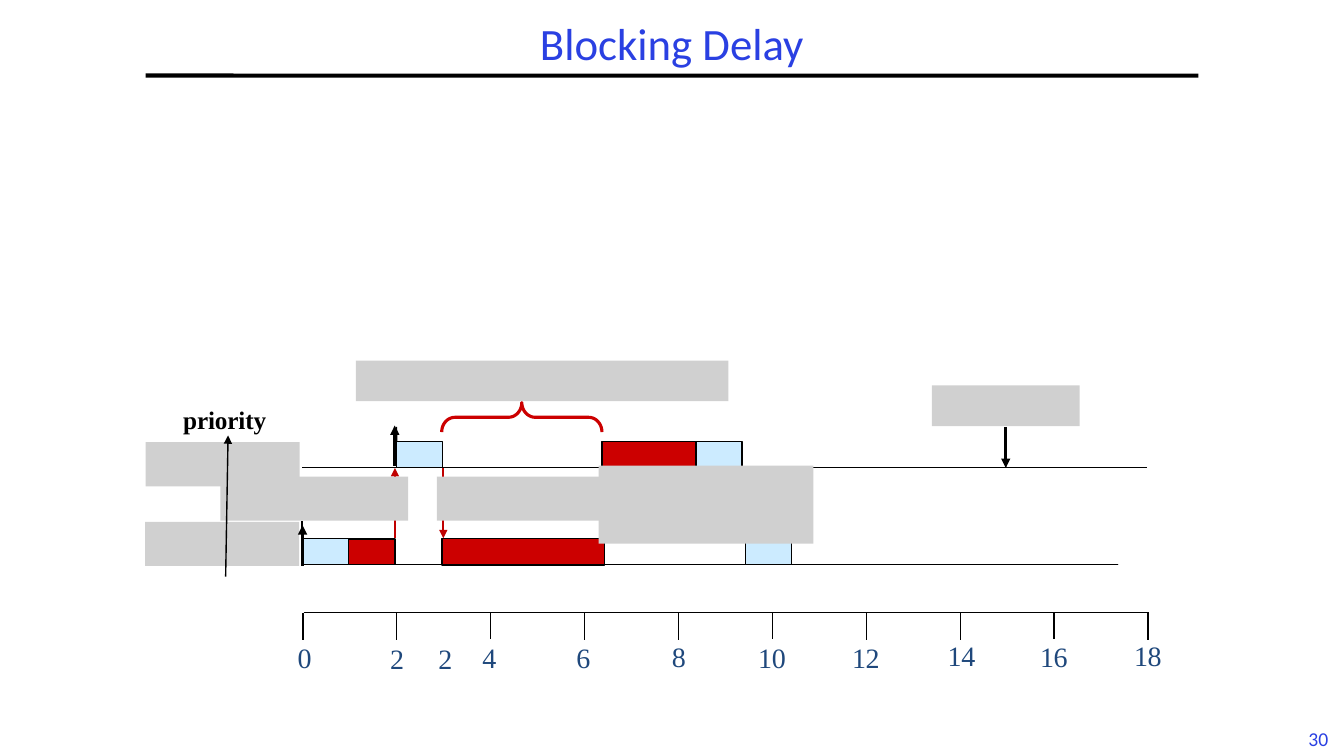
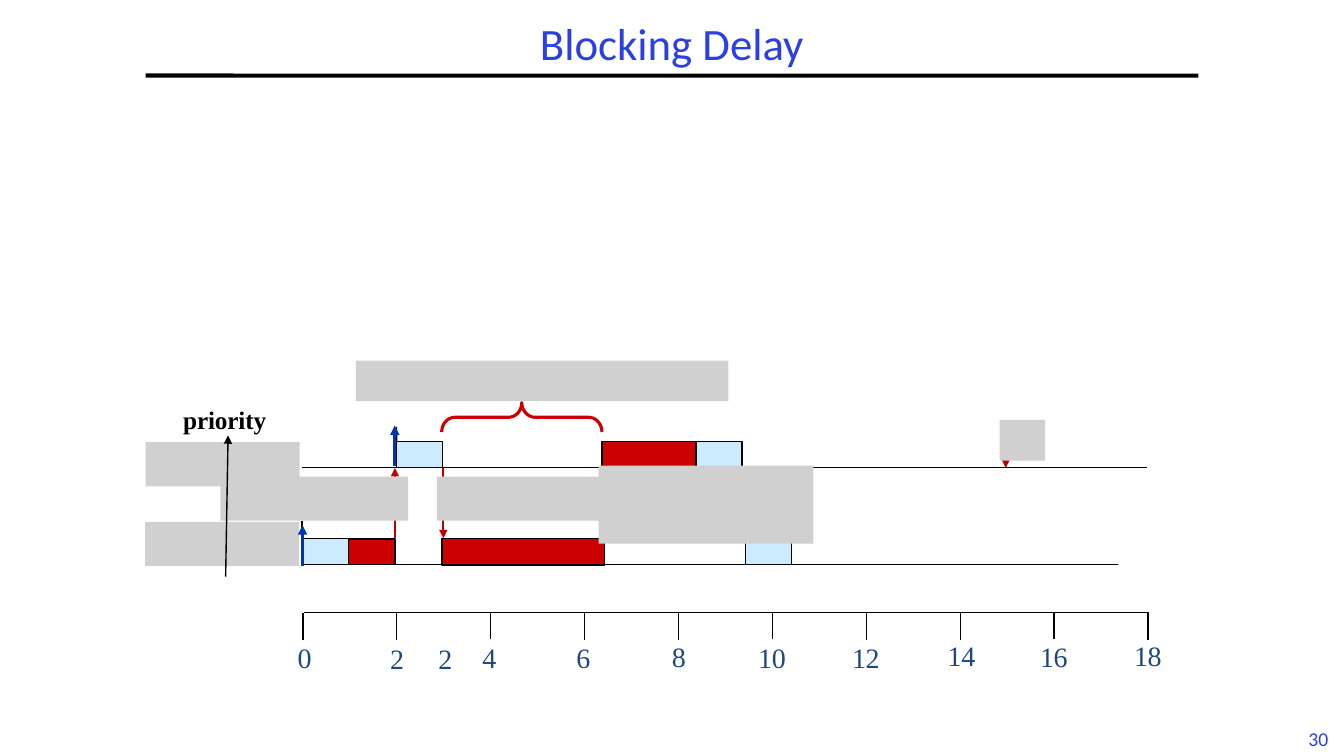
Before and after one commit to guhofstra/CSC256Fa25, a slide deck: slide 30 of PPTs/L6-RTScheduling II.pptx. Drawn at 1344x756 pixels with LibreOffice and Linux fonts; fonts in the diff are those of the drawing; grey boxes stand for pictures. Boxes give left, top, right and bottom in pixels: in the first picture for what was removed or moved away, otherwise in the second. Text is boxed around its words. In the diff, an @@ line names an element or a change of style, - is before the commit and + after.

```diff
--- a/PPTs/L6-RTScheduling II.pptx
+++ b/PPTs/L6-RTScheduling II.pptx
@@ picture removed at <box>933,385,1081,425</box> @@
@@ arrow (395, 425) - (395, 467): stroke #000000 2.25 pt to #0234AD 2.25 pt @@
@@ picture added at <box>1000,420,1046,461</box> @@
@@ arrow (1006, 427) - (1006, 468): stroke #000000 2.25 pt to #C00000 2.25 pt @@
@@ arrow (302, 525) - (302, 567): stroke #000000 2.25 pt to #0234AD 2.25 pt @@
```
Also in this commit, not shown: 6 other slides changed, 4 other files.
